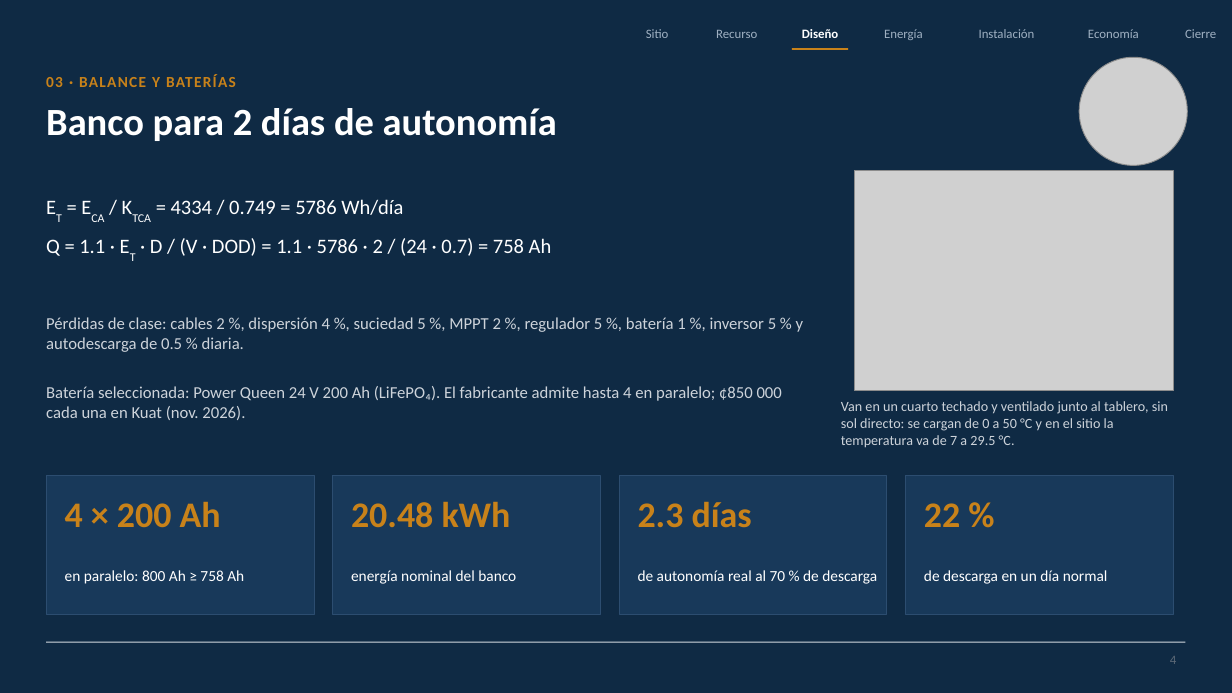
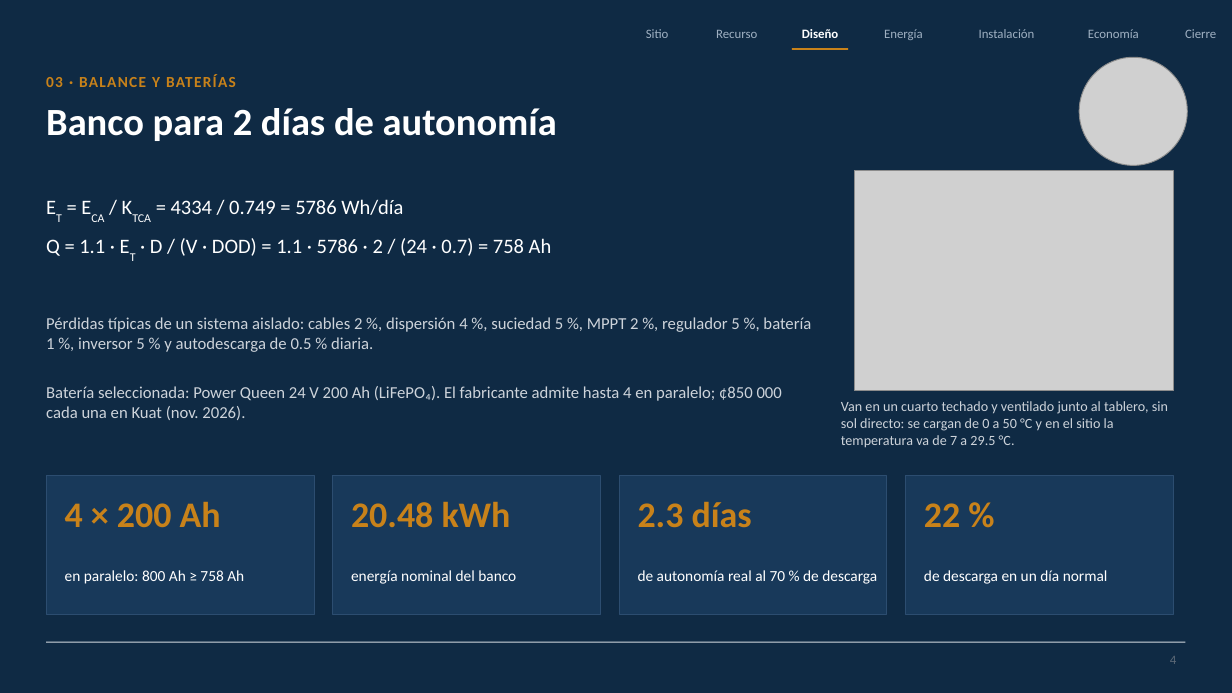
Before and after one commit to Jordis17/PROYECTO-2-FOTOVOLTAICOS, a slide deck: slide 4 of informe/presentacion/Sistema_FV_aislado_Abner_Lopez.pptx. Drawn at 1232x693 pixels with LibreOffice and Linux fonts; fonts in the diff are those of the drawing; grey boxes stand for pictures. Boxes give left, top, right and bottom in pixels: in the first picture for what was removed or moved away, otherwise in the second. Text is boxed around its words. In the diff, an @@ line names an element or a change of style, - is before the commit and + after.

```diff
--- a/informe/presentacion/Sistema_FV_aislado_Abner_Lopez.pptx
+++ b/informe/presentacion/Sistema_FV_aislado_Abner_Lopez.pptx
@@ text at (46,317,811,352): text changed @@
-Pérdidas de clase: cables 2 %, dispersión 4 %, suciedad 5 %, MPPT 2 %, regulador 5 %, batería 1 %, inversor 5 % y autodescarga de 0.5 % diaria.
+Pérdidas típicas de un sistema aislado: cables 2 %, dispersión 4 %, suciedad 5 %, MPPT 2 %, regulador 5 %, batería 1 %, inversor 5 % y autodescarga de 0.5 % diaria.
```
Also in this commit, not shown: 2 other slides changed, 9 other files.
